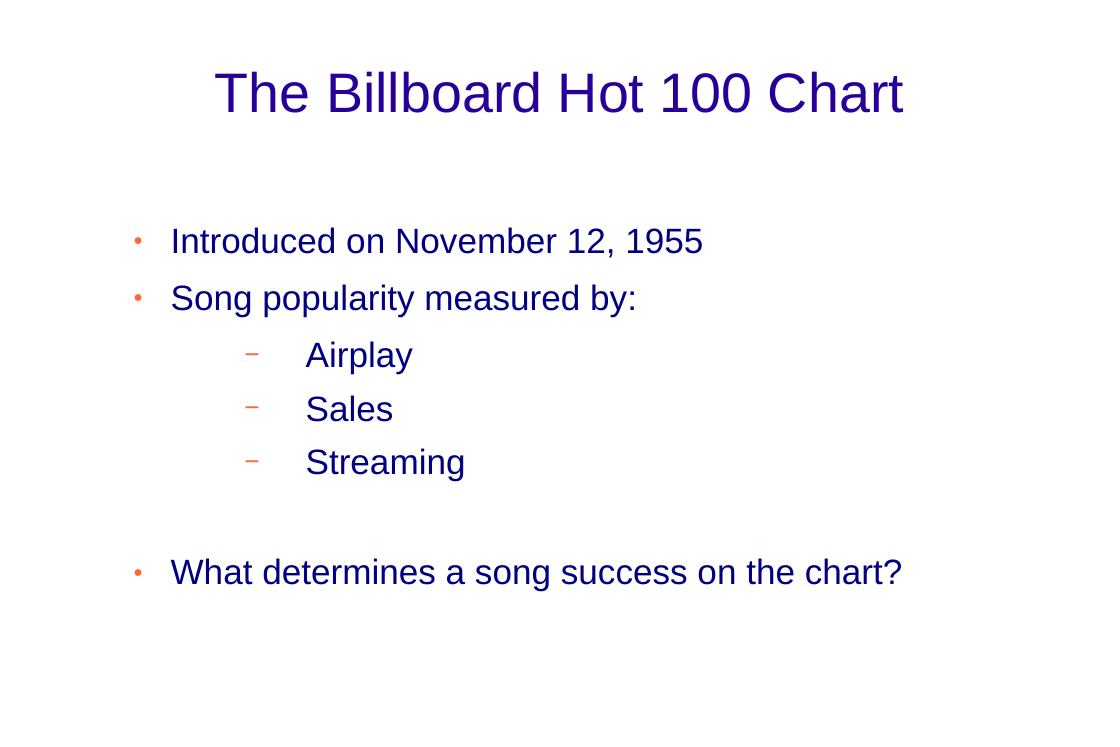
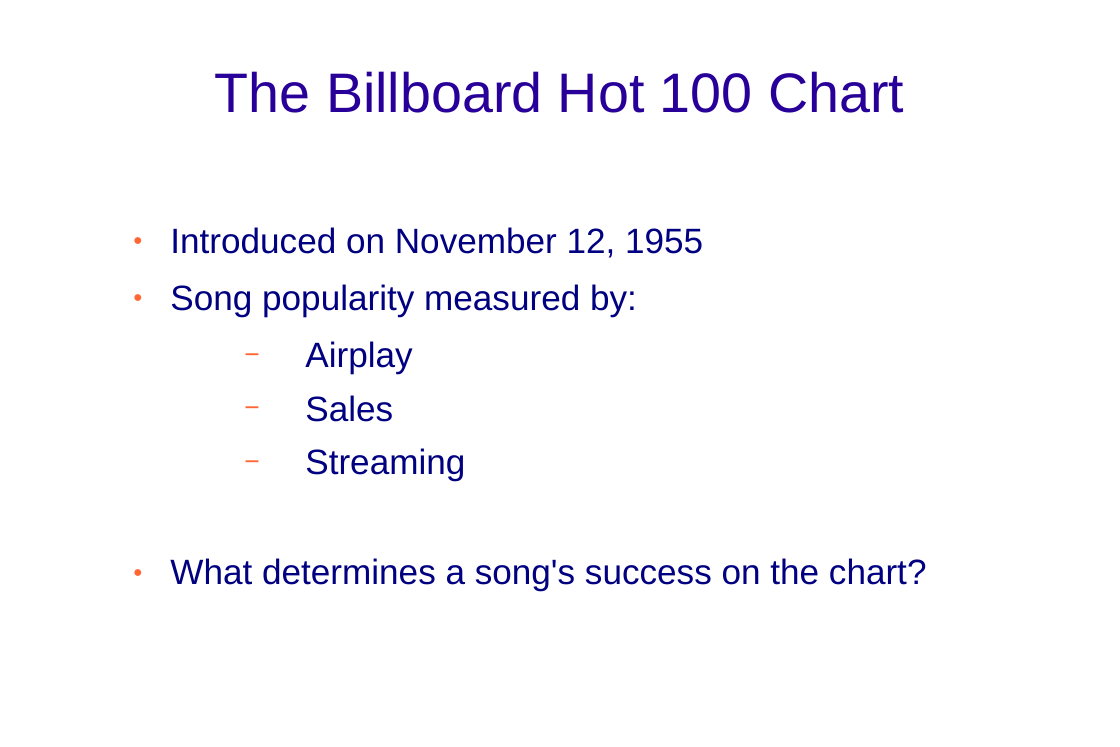
Before and after one commit to james-parks/Project1, a slide deck: slide 2 of billboard.ppt. Drawn at 1120x747 pixels with LibreOffice and Linux fonts; fonts in the diff are those of the drawing; background and template pictures are left out. Boxes give left, top, right and bottom in pixels: in the first picture for what was removed or moved away, otherwise in the second. Text is boxed around its words. In the diff, an @@ line names an element or a change of style, - is before the commit and + after.

```diff
--- a/billboard.ppt
+++ b/billboard.ppt
@@ text at (170, 558, 927, 591): text changed @@
-● What determines a song success on the chart?
+● What determines a song's success on the chart?
```
Also in this commit, not shown: 5 other slides changed, 1 slide added, 4 other files.
